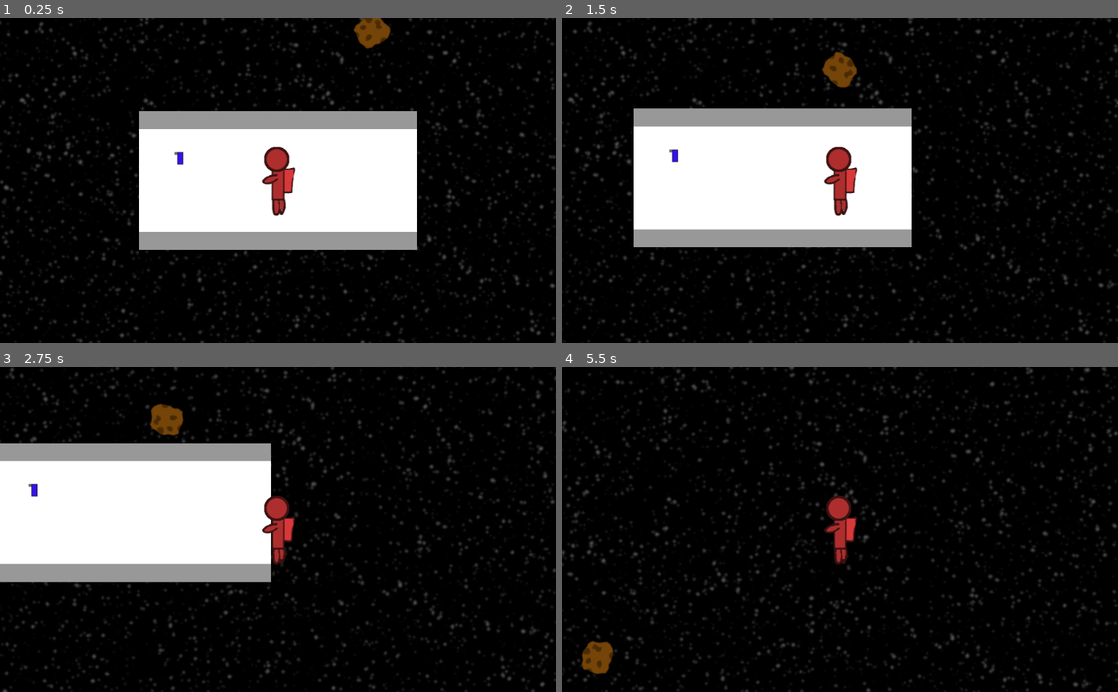
Above: before the commit, frames 1-4 (two rows, left to right).
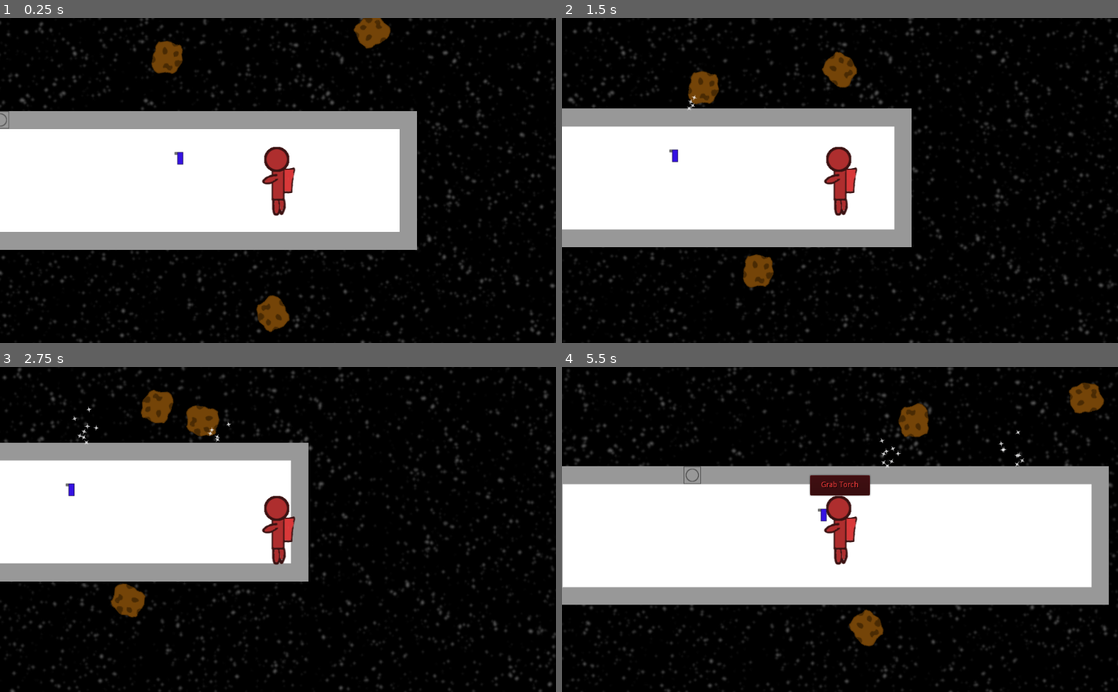
Above: after the commit, the same moments.

Repository: thecyberwraith/cb-gamejam-2021
Game: Godot game, scene res://Levels/Level6/Level6.tscn
The game is run twice, just before and just after one commit, with the same random seed, the same clock (stepped at 60 frames per second) and the same inputs. This scene is started directly instead of the project's main scene.
Inputs:
- Up to frame 1 (0.25 s): no input
- Up to frame 2 (1.5 s): hold Right (ui_right) 0.53-1.28 s; tap Space (ui_select) at 0.77 s; hold Down (ui_down) from 1.28 s (still down)
- Up to frame 3 (2.75 s): tap Space (ui_select) at 1.52 s; release Down (ui_down) at 2.03 s; hold Right (ui_right) from 2.03 s (still down)
- Up to frame 4 (5.5 s): release Right (ui_right) at 2.78 s; hold Up (ui_up) 2.78-3.53 s; tap Space (ui_select) at 3.02, 3.77, 4.52 s; hold Left (ui_left) 3.53-5.03 s; hold Down (ui_down) from 5.03 s (still down)

The runs differ from the first frame. In frame 1, 13% of the frame differs, in the area x 0-75%, y 7-97%; in frame 2, 7.4%; in frame 3, 9.0%; in frame 4, 47%, in the area x 0-100%, y 0-100%.

Commit message:
Made level 6 better.

Diff:
--- a/Levels/Hazards/Asteroid/AsteroidScene.tscn
+++ b/Levels/Hazards/Asteroid/AsteroidScene.tscn
@@ -3,9 +3,11 @@
 [ext_resource path="res://Levels/Hazards/Asteroid/Asteroid.png" type="Texture" id=1]
 [ext_resource path="res://Levels/Hazards/Asteroid/AsteroidScene.gd" type="Script" id=2]
 
-[node name="Asteroid" type="RigidBody2D"]
+[node name="Asteroid" type="RigidBody2D" groups=[
+"asteroids",
+]]
 collision_layer = 4
-collision_mask = 4
+collision_mask = 0
 mass = 9.57
 contacts_reported = 4
 contact_monitor = true
--- a/Levels/Level6/Level6.gd
+++ b/Levels/Level6/Level6.gd
@@ -2,13 +2,14 @@
 
 const AirLeak: PackedScene = preload("res://Levels/Interactables/AirLeak/AirLeakScene.tscn")
 
-onready var asteroid: Asteroid = get_node("Asteroid")
 onready var level_core: LevelCore = get_node("LevelCore")
 
 var leak_created:bool = false
 
 func _ready():
-	asteroid.connect("collision", self, "asteroid_contact")
+	for asteroid in get_tree().get_nodes_in_group('asteroids'):
+		asteroid.connect("collision", self, "asteroid_contact")
+		print('Attached asteroid')
 
 func _process(_delta):
 	if leak_created and len(get_tree().get_nodes_in_group('leaks')) == 0:
@@ -17,6 +18,6 @@
 func asteroid_contact(state: Physics2DTestMotionResult):
 	var leak = AirLeak.instance()
 	leak.position = state.collision_point
-	leak.rotation = (-1*state.collision_normal).angle()
+	leak.rotation = (-1*state.collision_normal).angle() - (PI/2)
 	call_deferred("add_child", leak)
 	leak_created = true
--- a/Levels/Level6/Level6.tscn
+++ b/Levels/Level6/Level6.tscn
@@ -1,17 +1,21 @@
-[gd_scene load_steps=6 format=2]
+[gd_scene load_steps=7 format=2]
 
 [ext_resource path="res://Levels/LevelCore.tscn" type="PackedScene" id=1]
-[ext_resource path="res://Levels/Statics/Corridor/Corridor.tscn" type="PackedScene" id=2]
+[ext_resource path="res://Levels/Statics/DeadEnd/DeadEnd.tscn" type="PackedScene" id=2]
 [ext_resource path="res://Levels/Hazards/Asteroid/AsteroidScene.tscn" type="PackedScene" id=3]
 [ext_resource path="res://Levels/Level6/Level6.gd" type="Script" id=4]
 [ext_resource path="res://Items/Torch/Torch.tscn" type="PackedScene" id=5]
+[ext_resource path="res://Items/AirLock/AirLock.tscn" type="PackedScene" id=6]
 
 [node name="Level6" type="Node2D"]
 script = ExtResource( 4 )
 
 [node name="Ship" type="Node2D" parent="."]
 
-[node name="Corridor" parent="Ship" instance=ExtResource( 2 )]
+[node name="DeadEnd" parent="Ship" instance=ExtResource( 2 )]
+
+[node name="AirLock" parent="Ship" instance=ExtResource( 6 )]
+position = Vector2( -510.531, 0 )
 
 [node name="LevelCore" parent="." instance=ExtResource( 1 )]
 
@@ -24,5 +28,16 @@
 linear_velocity = Vector2( -40, 60 )
 angular_velocity = -4.0
 
+[node name="Asteroid2" parent="." instance=ExtResource( 3 )]
+position = Vector2( -216.374, -246.074 )
+linear_velocity = Vector2( 50, 80 )
+angular_velocity = 6.0
+
+[node name="Asteroid3" parent="." instance=ExtResource( 3 )]
+position = Vector2( -5.65639, 260.215 )
+rotation = -3.16428
+linear_velocity = Vector2( -15, -60 )
+angular_velocity = 3.0
+
 [node name="Torch" parent="." instance=ExtResource( 5 )]
 position = Vector2( -179.605, -41.0122 )
--- a/Menus/LevelsMenu.tscn
+++ b/Menus/LevelsMenu.tscn
@@ -1,7 +1,6 @@
 [gd_scene load_steps=2 format=2]
 
 [ext_resource path="res://Menus/LevelsList.gd" type="Script" id=1]
-
 
 [node name="Control" type="Control"]
 anchor_right = 1.0
@@ -29,6 +28,8 @@
 margin_right = 805.0
 margin_bottom = 442.0
 size_flags_vertical = 3
+custom_constants/vseparation = 10
+custom_constants/hseparation = 10
 script = ExtResource( 1 )
 
 [node name="BackButton" type="Button" parent="PanelContainer/VBoxContainer"]
